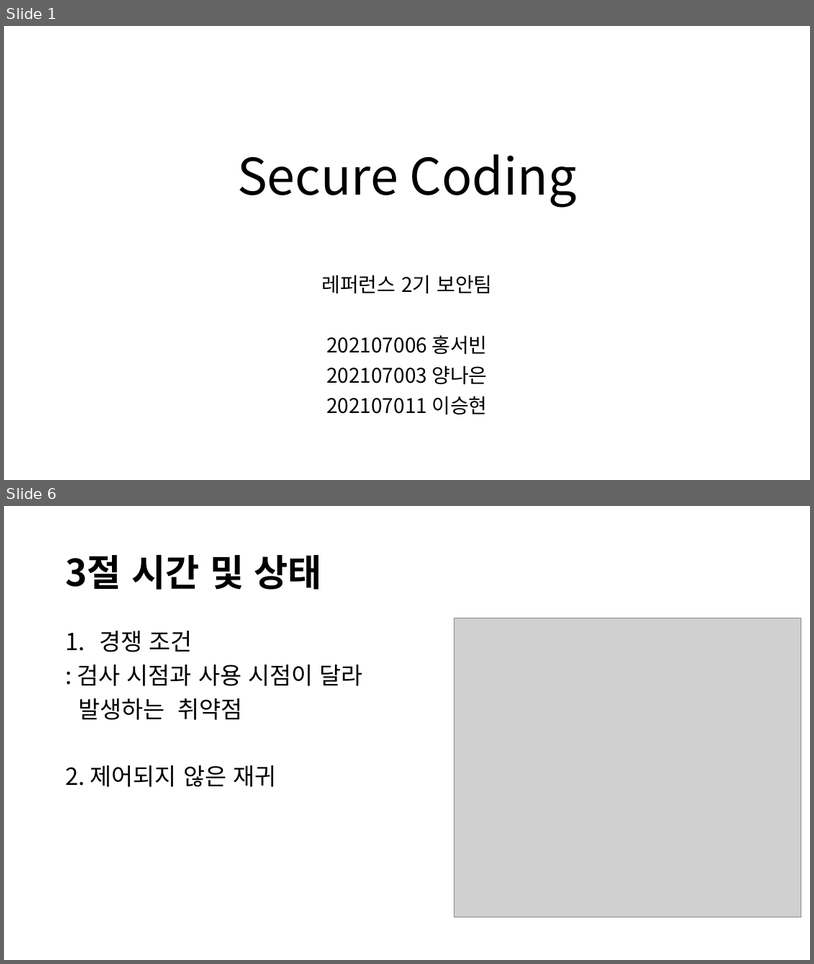
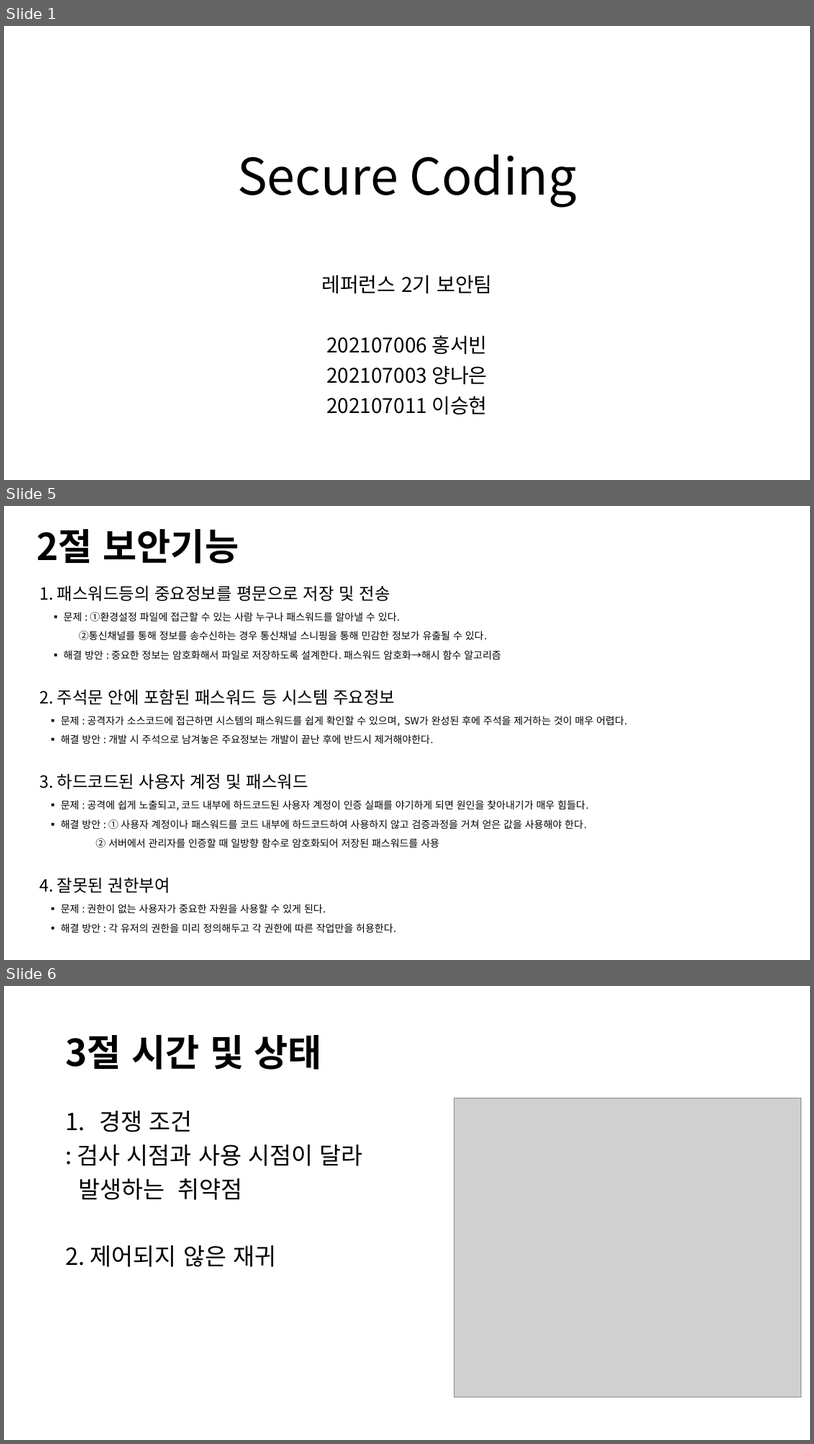
Before and after one commit to Klaxon9718/YUHAN_-security, a slide deck: 발표자료/Secure Coding 발표자료.pptx. Shown one above the other, each under a label of ours: slides 1 and 6 before the commit, slides 1, 5 and 6 after it; the slides between them are not shown. The pictures are 814x964 and 814x1444 pixels, drawn with LibreOffice and Linux fonts; fonts in the diff are those of the drawing; grey boxes stand for pictures. Boxes give left, top, right and bottom in pixels: in the first picture for what was removed or moved away, otherwise in the second. Text is boxed around its words. In the diff, an @@ line names an element or a change of style, - is before the commit and + after.

Commit message:
완성본

```diff
--- a/발표자료/Secure Coding 발표자료.pptx
+++ b/발표자료/Secure Coding 발표자료.pptx
@@ slide 5 added at [4, 506, 810, 960], background #FFFFFF @@
@@ title added at [37, 529, 239, 564], 44 pt, text #000000, bold @@
+2절 보안기능
@@ text added at [39, 585, 628, 932], 12 pt, text #000000 @@
+1. 패스워드등의 중요정보를 평문으로 저장 및 전송
+▪ 문제 : ①환경설정 파일에 접근할 수 있는 사람 누구나 패스워드를 알아낼 수 있다.
+②통신채널를 통해 정보를 송수신하는 경우 통신채널 스니핑을 통해 민감한 정보가 유출될 수 있다.
+▪ 해결 방안 : 중요한 정보는 암호화해서 파일로 저장하도록 설계한다. 패스워드 암호화→해시 함수 알고리즘
+2. 주석문 안에 포함된 패스워드 등 시스템 주요정보
+▪ 문제 : 공격자가 소스코드에 접근하면 시스템의 패스워드를 쉽게 확인할 수 있으며, SW가 완성된 후에 주석을 제거하는 것이 매우 어렵다.
+▪ 해결 방안 : 개발 시 주석으로 남겨놓은 주요정보는 개발이 끝난 후에 반드시 제거해야한다.
+3. 하드코드된 사용자 계정 및 패스워드
+▪ 문제 : 공격에 쉽게 노출되고, 코드 내부에 하드코드된 사용자 계정이 인증 실패를 야기하게 되면 원인을 찾아내기가 매우 힘들다.
+▪ 해결 방안 : ① 사용자 계정이나 패스워드를 코드 내부에 하드코드하여 사용하지 않고 검증과정을 거쳐 얻은 값을 사용해야 한다.
+② 서버에서 관리자를 인증할 때 일방향 함수로 암호화되어 저장된 패스워드를 사용
+4. 잘못된 권한부여
+▪ 문제 : 권한이 없는 사용자가 중요한 자원을 사용할 수 있게 된다.
+▪ 해결 방안 : 각 유저의 권한을 미리 정의해두고 각 권한에 따른 작업만을 허용한다.
```
Also in this commit, not shown: 2 slides changed, 1 other slide added, 2 slides removed, 2 other files.
